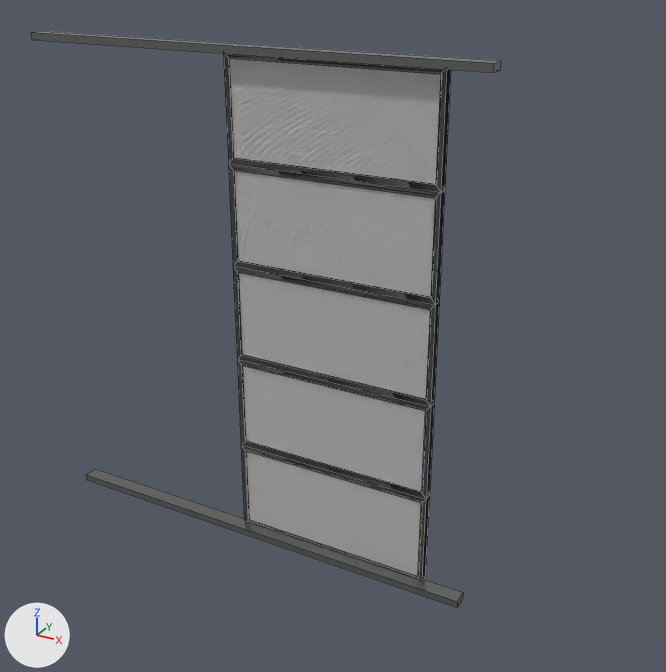
The FBX model Content/Assets/FirstPerson/Meshes/дверь.fbx, before and after one commit.
The view is the same before and after, from a 50 mm camera at (4.28, -7.74, 3.83) aimed at (-0.03, 0.09, -0.08). Every picture has the same lights, and +X, +Y and +Z are marked at lower left. Mesh edges are drawn as thin lines. Where no turn or scale is listed for an object, it has been applied to the vertices.
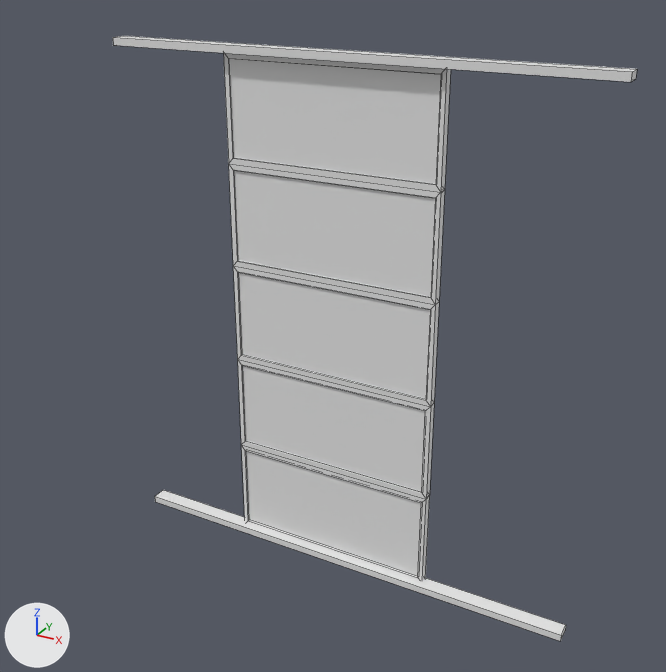
Commit message: заменил дверь

What changed in the scene script:
```text
Change mat_material:
    mat_material.metallic: 0.661 -> 0.0
    mat_material.roughness: 0.169 -> 0.5
    mat_material.base_color: (0.2, 0.2, 0.2) -> (0.8, 0.8, 0.8)  # grey #7c7c7c -> white #e7e7e7
Change me_cube_003:
    where me_cube_003.from_pydata(...)  # 104 vertices, 102 faces; spans x -1.17..1.17, y -0.05..0.05, z -2.76..2.76
    used by ob_cube_001; location = (0.0, 0.0, 0.0)
    me_cube_003 part 2: all 92 faces that had it switch from mat_material (grey #7b7b7b) to mat_material_001 (white #e7e7e7)
Change me_cube_004:
    used by ob_cube_002; location = (0.0, 0.0, 0.0)
    remove me_cube_004.from_pydata(...)  # 120 vertices, 114 faces; spans x -3.58..1.64, y -0.19..0.05, z -2.79..2.84
    remove me_cube_004.materials.append(mat_material_001)  # white #e7e7e7
    add me_cube_004.from_pydata(...)  # 16 vertices, 12 faces; spans x -3.58..1.64, y -0.19..-0.02, z -2.79..2.84
    me_cube_004 part 1: 12 faces spanning x -3.58..1.64, y -0.19..-0.02, z -2.79..2.84 switch from mat_material (grey #7b7b7b) to no material
Change ob_cube_002:
    ob_cube_002.location: (0.0, 0.0, 0.0) -> (1.11, 0.03, 0.0)
```

Pixel boxes [x1, y1, x2, y2] of what changed, in the pictures (666 x 672 px):
'Cube.001', recoloured, surface changed: [224, 53, 451, 580] in both
'Cube.002', recoloured, surface changed, reshaped, moved (grey to white, 11% wider): before [31, 31, 501, 607]; after [113, 36, 637, 641]
part 2 of me_cube_003, recoloured: [224, 54, 451, 580] in both
